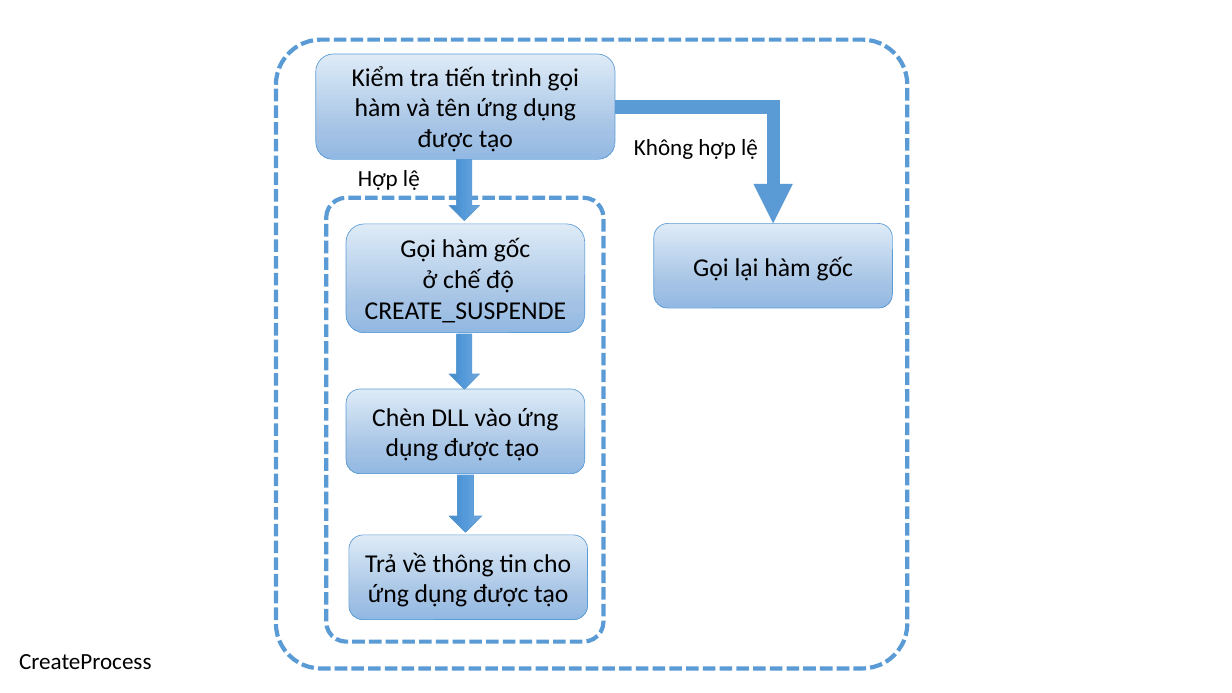
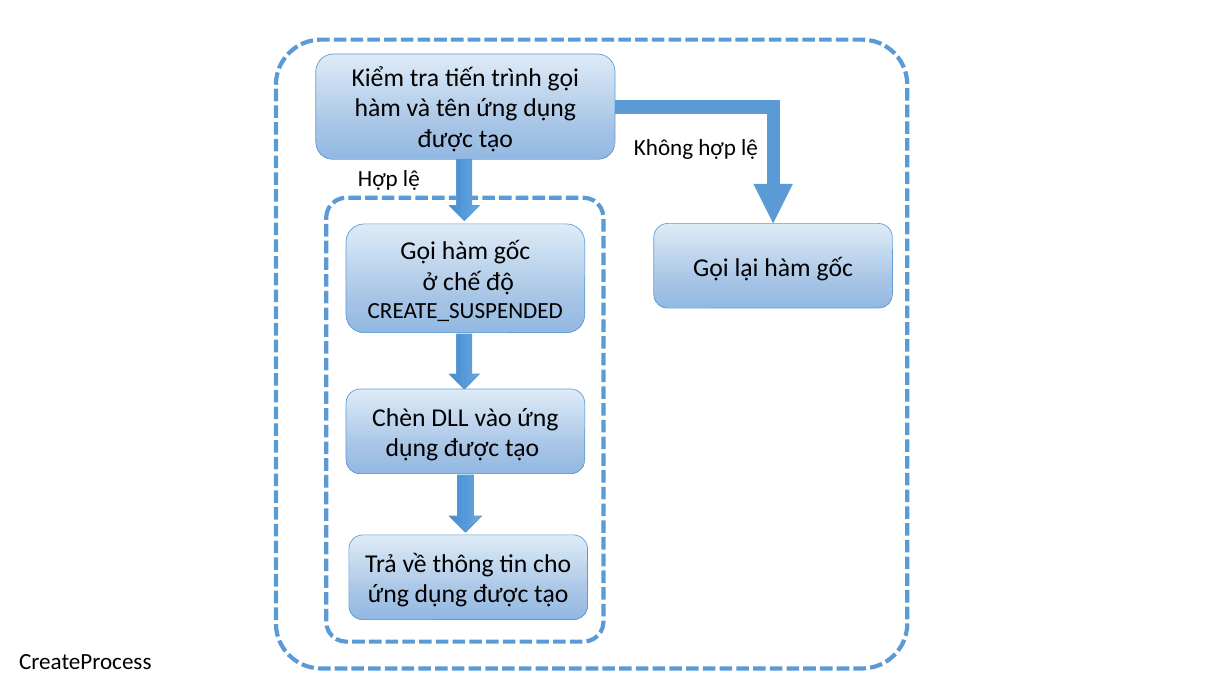
Before and after one commit to dotrungduchd/LUANVAN, a slide deck: slide 21 of Document/SODO.pptx. Drawn at 1232x693 pixels with LibreOffice and Linux fonts; fonts in the diff are those of the drawing. Boxes give left, top, right and bottom in pixels: in the first picture for what was removed or moved away, otherwise in the second. Text is boxed around its words. In the diff, an @@ line names an element or a change of style, - is before the commit and + after.

```diff
--- a/Document/SODO.pptx
+++ b/Document/SODO.pptx
@@ text in rounded rectangle at (368, 270, 563, 321): text changed; size 20 to 18 pt @@
-ở chế độ CREATE_SUSPENDE
+ở chế độ CREATE_SUSPENDED
```
Also in this commit, not shown: 2 other slides changed, 1 other file.
